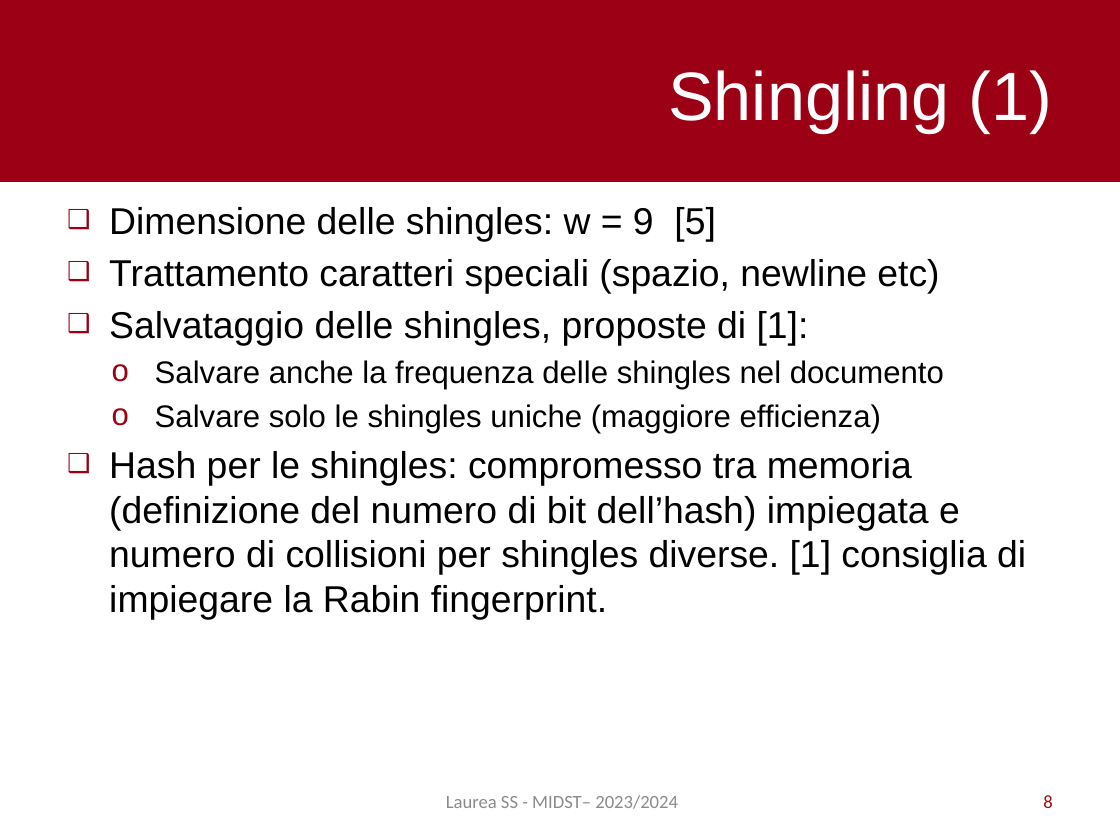
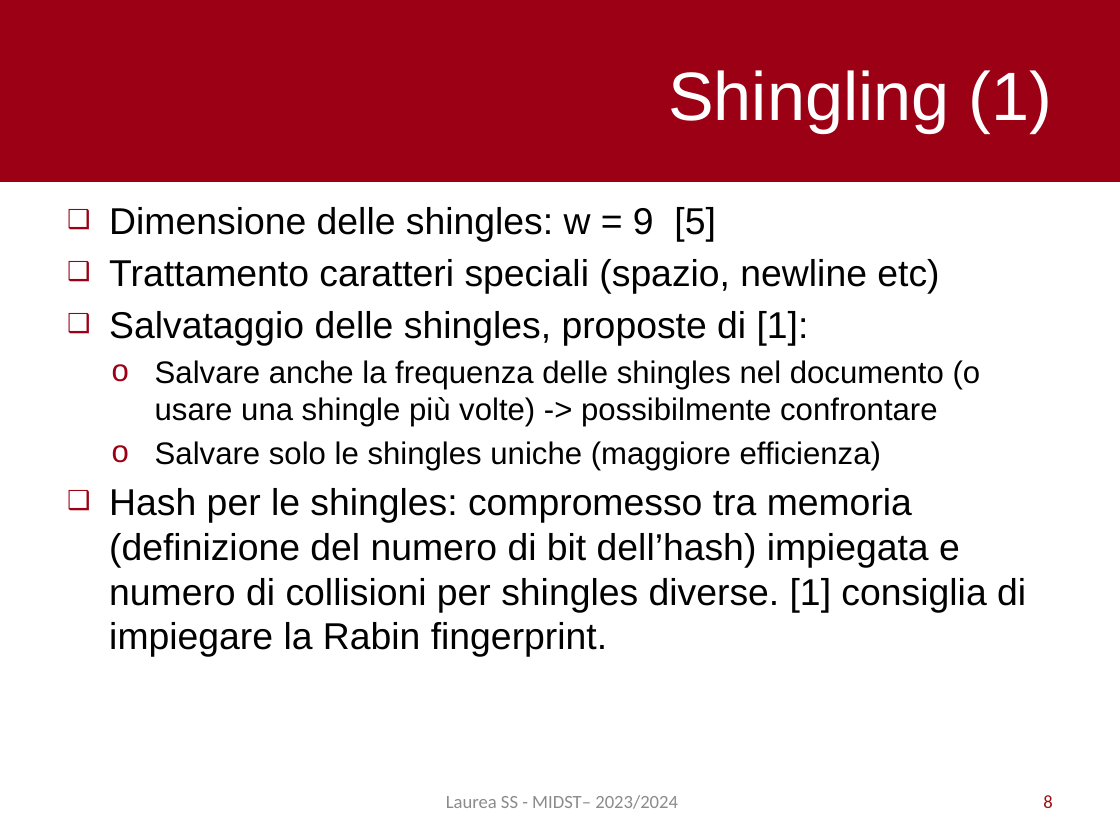
Before and after one commit to pietro-stangherlin/near_duplicate_doc_lsh, a slide deck: slide 8 of slides/ita/slides_ita.pptx. Drawn at 1120x840 pixels with LibreOffice and Linux fonts; fonts in the diff are those of the drawing. Boxes give left, top, right and bottom in pixels: in the first picture for what was removed or moved away, otherwise in the second. Text is boxed around its words. In the diff, an @@ line names an element or a change of style, - is before the commit and + after.

```diff
--- a/slides/ita/slides_ita.pptx
+++ b/slides/ita/slides_ita.pptx
@@ text at (x1=155, y1=360, x2=981, y2=427): text changed @@
-  o Salvare anche la frequenza delle shingles nel documento
+  o Salvare anche la frequenza delle shingles nel documento (o usare una shingle più volte) -> possibilmente confrontare
```
Also in this commit, not shown: 3 other slides changed.
